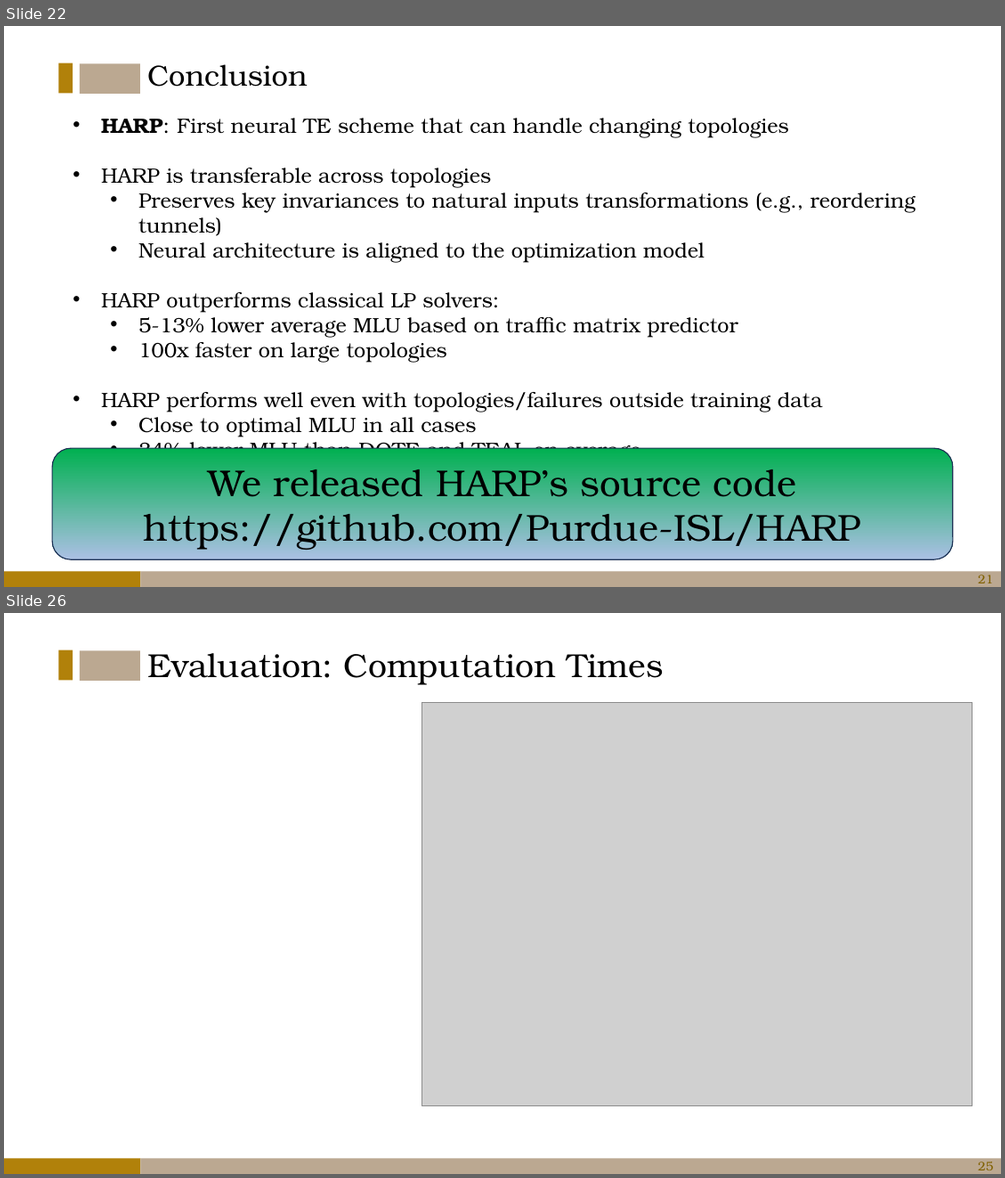
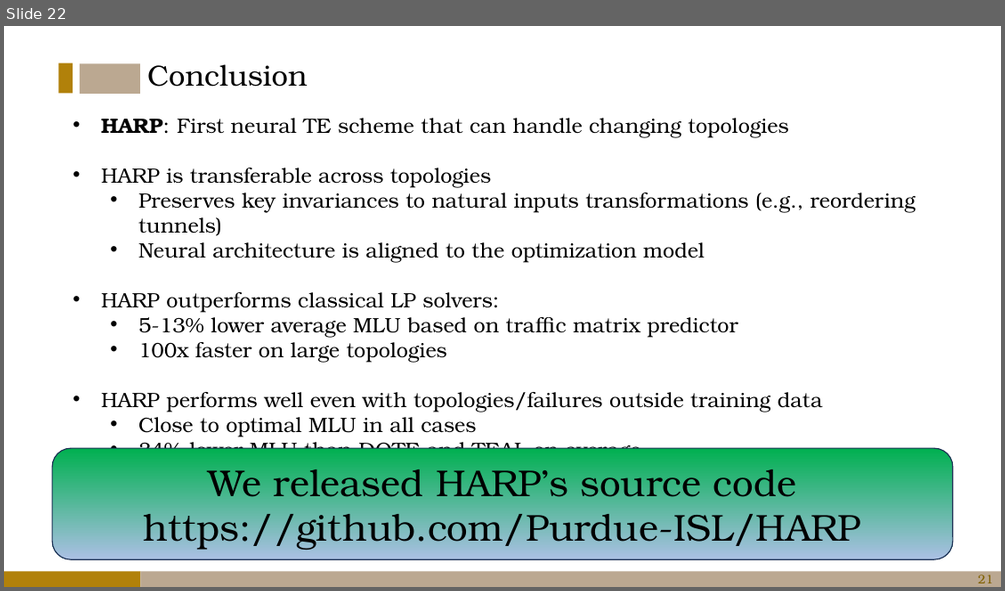
Before and after one commit to Purdue-ISL/ISL-website, a slide deck: slides/HARP-SIGCOMM-2024-Slides.pptx. Shown one above the other, each under a label of ours: slides 22 and 26 before the commit, slide 22 after it; the slides between them are not shown. The pictures are 1005x1178 and 1005x591 pixels, drawn with LibreOffice and Linux fonts; fonts in the diff are those of the drawing; grey boxes stand for pictures. Boxes give left, top, right and bottom in pixels: in the first picture for what was removed or moved away, otherwise in the second. Text is boxed around its words. In the diff, an @@ line names an element or a change of style, - is before the commit and + after.

```diff
--- a/slides/HARP-SIGCOMM-2024-Slides.pptx
+++ b/slides/HARP-SIGCOMM-2024-Slides.pptx
@@ slide 26 removed at (4, 613, 1001, 1174), background #FFFFFF; not listed: 4 template elements that a slide beside it also shows @@
@@ text removed at (147, 653, 663, 685) @@
-Evaluation: Computation Times
@@ picture removed at (422, 702, 972, 1106) @@
@@ page number removed at (978, 1161, 993, 1170) @@
-25
```
Also in this commit, not shown: 5 other slides removed, 32 other files.
